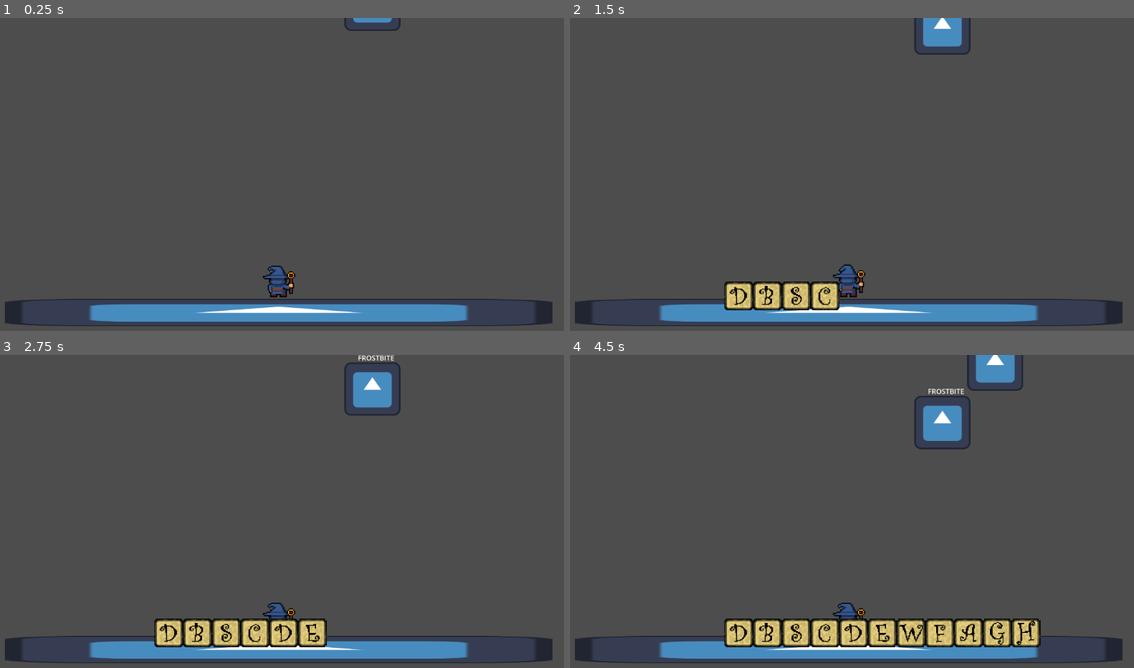
Above: before the commit, frames 1-4 (two rows, left to right).
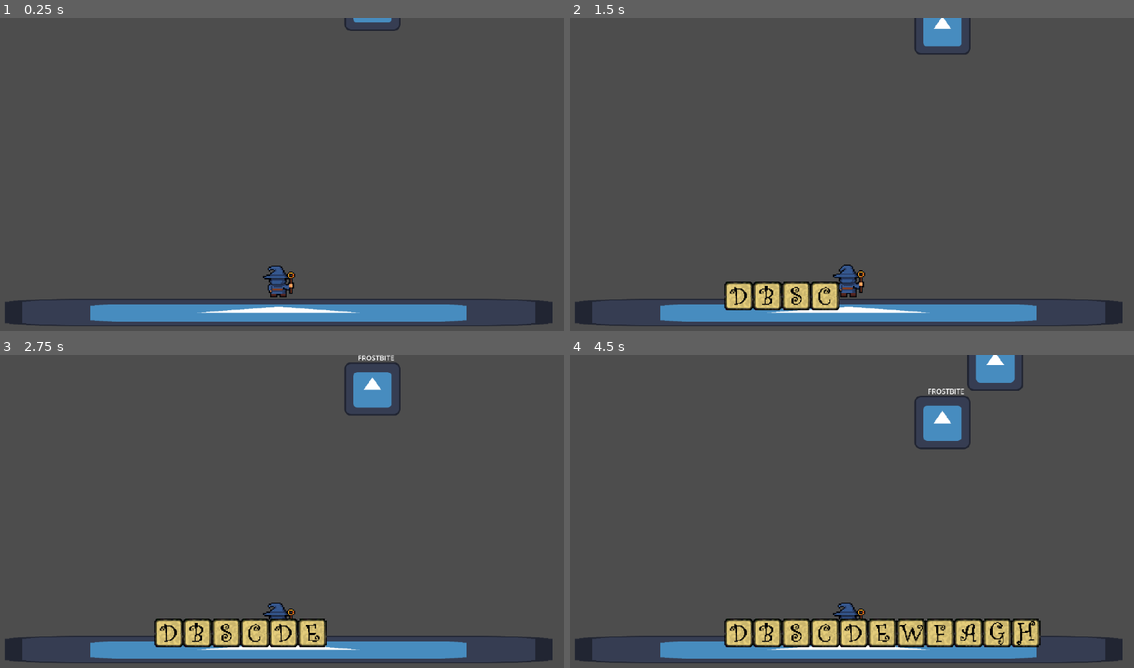
Above: after the commit, the same moments.

Repository: Mark-0909/Type-Wizard-Tower-Defense
Game: Godot game, scene res://nodes/main.tscn
Two runs of this game, one before a commit and one after it. Both use one fixed random seed, a clock stepped at 60 frames per second and the inputs below. The engine's default icon, where the game draws it, is replaced by a stand-in: a white triangle on a blue panel in a dark square.
Inputs:
- Up to frame 1 (0.25 s): no input
- Up to frame 2 (1.5 s): tap Enter at 0.5 s; hold D 0.53-1.28 s; tap B at 0.6 s; hold S from 1.28 s (still down); tap C at 1.35 s
- Up to frame 3 (2.75 s): release S at 2.03 s; hold D from 2.03 s (still down); tap E at 2.1 s
- Up to frame 4 (4.5 s): release D at 2.78 s; hold W 2.78-3.53 s; tap F at 2.85 s; hold A from 3.53 s (still down); tap G at 3.6 s; tap H at 4.35 s

The runs differ from the first frame. In frame 1, 0.2% of the frame differs, in the area x 15-83%, y 0-97%; in frame 2, 0.3%; in frame 3, 0.4%; in frame 4, 0.6%, in the area x 15-84%, y 0-97%.

Commit message:
added charging

Diff:
--- a/nodes/wizard.tscn
+++ b/nodes/wizard.tscn
@@ -1,11 +1,28 @@
-[gd_scene load_steps=5 format=3 uid="uid://b161m70ojgujg"]
+[gd_scene load_steps=8 format=3 uid="uid://b161m70ojgujg"]
 
 [ext_resource type="Script" path="res://scripts/wizard.gd" id="1_4c5rx"]
 [ext_resource type="Texture2D" uid="uid://d3061lgpllpje" path="res://assets/wizard/stand1.png" id="1_d2fyb"]
 [ext_resource type="Texture2D" uid="uid://dqag08xoig2fo" path="res://assets/wizard/stand2.png" id="2_fdr4c"]
+[ext_resource type="Texture2D" uid="uid://62x5x43v4mb0" path="res://assets/wizard/charge1.png" id="2_q41d7"]
+[ext_resource type="Texture2D" uid="uid://gtf2m0uu1ao1" path="res://assets/wizard/charge2.png" id="3_2fqna"]
+[ext_resource type="Texture2D" uid="uid://b8s4j54hmlkgh" path="res://assets/wizard/charge3.png" id="4_illqg"]
 
 [sub_resource type="SpriteFrames" id="SpriteFrames_yulx4"]
 animations = [{
+"frames": [{
+"duration": 1.0,
+"texture": ExtResource("2_q41d7")
+}, {
+"duration": 1.0,
+"texture": ExtResource("3_2fqna")
+}, {
+"duration": 1.0,
+"texture": ExtResource("4_illqg")
+}],
+"loop": true,
+"name": &"charging",
+"speed": 8.0
+}, {
 "frames": [{
 "duration": 1.0,
 "texture": ExtResource("1_d2fyb")
@@ -16,6 +33,11 @@
 "loop": true,
 "name": &"default",
 "speed": 7.0
+}, {
+"frames": [],
+"loop": true,
+"name": &"fire",
+"speed": 5.0
 }]
 
 [node name="Wizard" type="Node2D"]
@@ -23,7 +45,8 @@
 
 [node name="AnimatedSprite2D" type="AnimatedSprite2D" parent="."]
 sprite_frames = SubResource("SpriteFrames_yulx4")
-frame_progress = 0.1572
+animation = &"charging"
+frame_progress = 0.570645
 
 [node name="Marker2D" type="Marker2D" parent="."]
 position = Vector2(0, -66)
--- a/project.godot
+++ b/project.godot
@@ -18,3 +18,7 @@
 [display]
 
 window/size/mode=2
+
+[rendering]
+
+textures/canvas_textures/default_texture_filter=0
--- a/scripts/wizard.gd
+++ b/scripts/wizard.gd
@@ -6,7 +6,5 @@
 func _ready() -> void:
 	$AnimatedSprite2D.play("default")
 
-
-# Called every frame. 'delta' is the elapsed time since the previous frame.
 func _process(delta: float) -> void:
 	pass
Binary file added: assets/wizard/charge1.png
Not shown, added: assets/wizard/charge1.png.import
Binary file added: assets/wizard/charge2.png
Not shown, added: assets/wizard/charge2.png.import
Binary file added: assets/wizard/charge3.png
Not shown, added: assets/wizard/charge3.png.import
